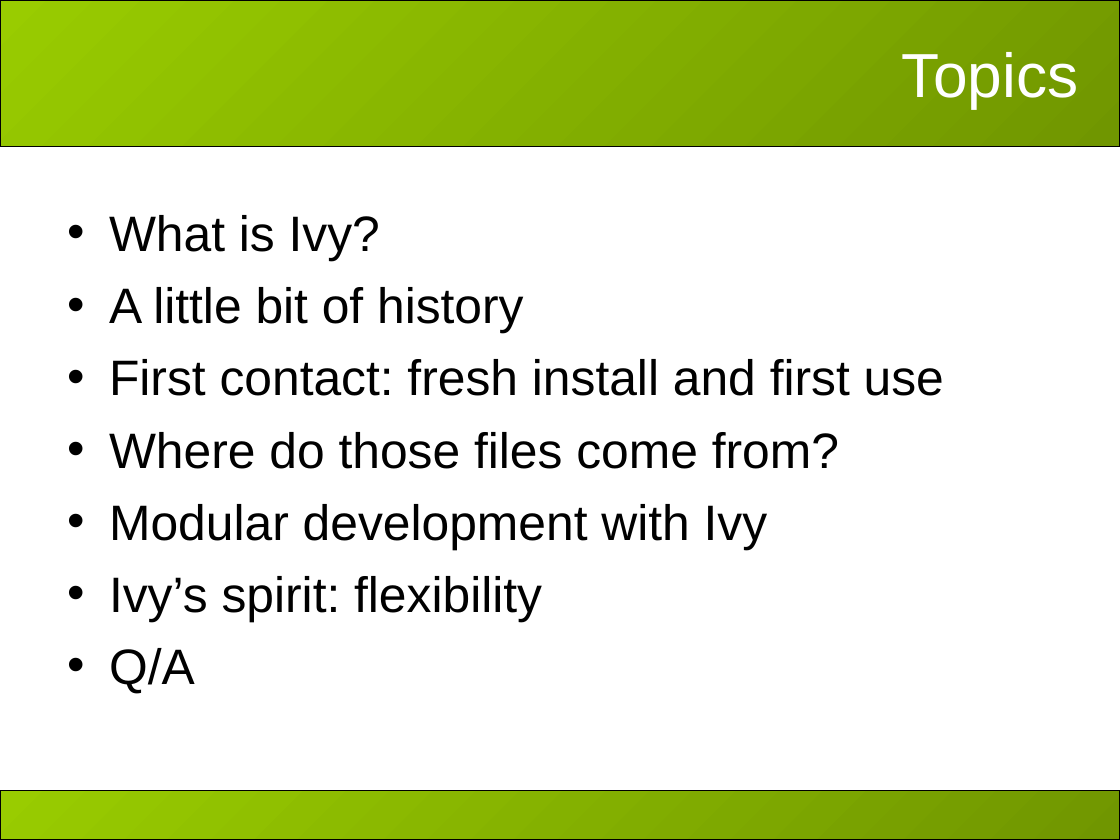
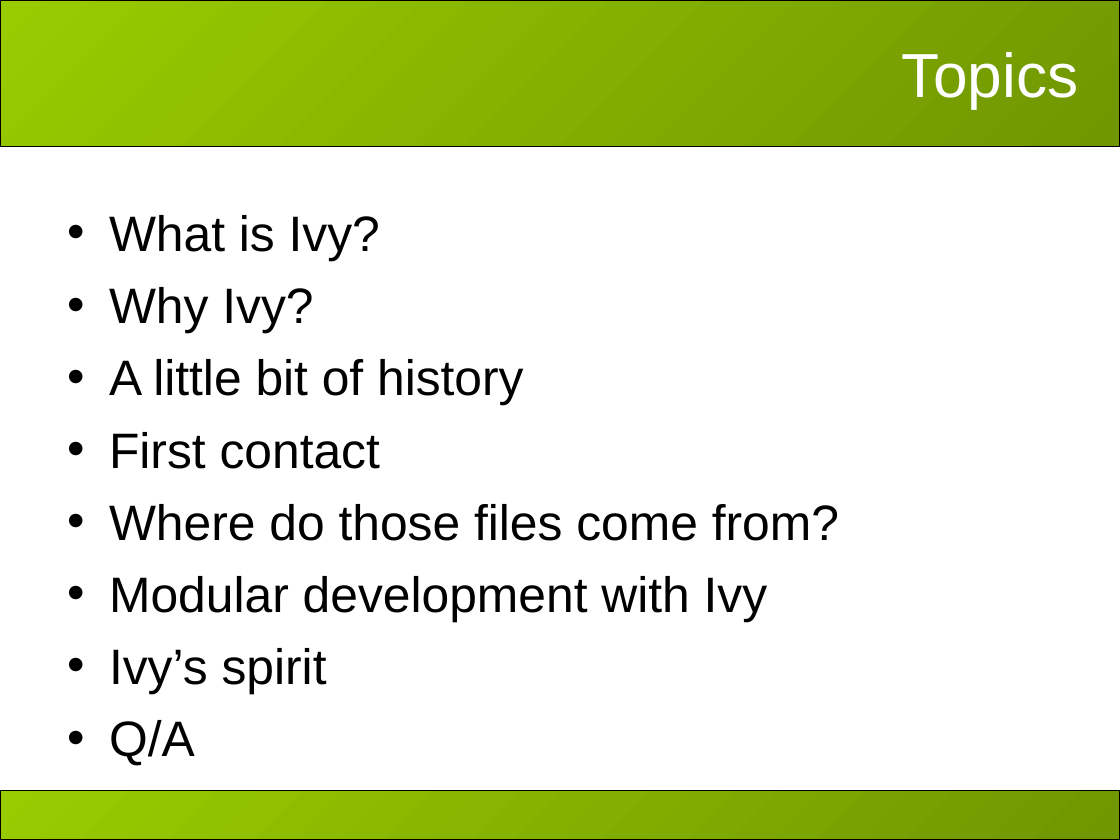
Before and after one commit to hiroyasub/ant-ivy-cregit, a slide deck: slide 2 of doc/presentations/apache-con-2007/slides.ppt. Drawn at 1120x840 pixels with LibreOffice and Linux fonts; fonts in the diff are those of the drawing; background and template pictures are left out. Boxes give left, top, right and bottom in pixels: in the first picture for what was removed or moved away, otherwise in the second. Text is boxed around its words. In the diff, an @@ line names an element or a change of style, - is before the commit and + after.

```diff
--- a/doc/presentations/apache-con-2007/slides.ppt
+++ b/doc/presentations/apache-con-2007/slides.ppt
@@ text at (109,287,313,334): paragraph added @@
+• Why Ivy?
@@ text at (109,432,380,469): text changed @@
-• First contact: fresh install and first use
+• First contact
@@ text at (109,648,327,695): text changed @@
-• Ivy’s spirit: flexibility
+• Ivy’s spirit
```
Also in this commit, not shown: 7 other slides changed, 3 slides added.
